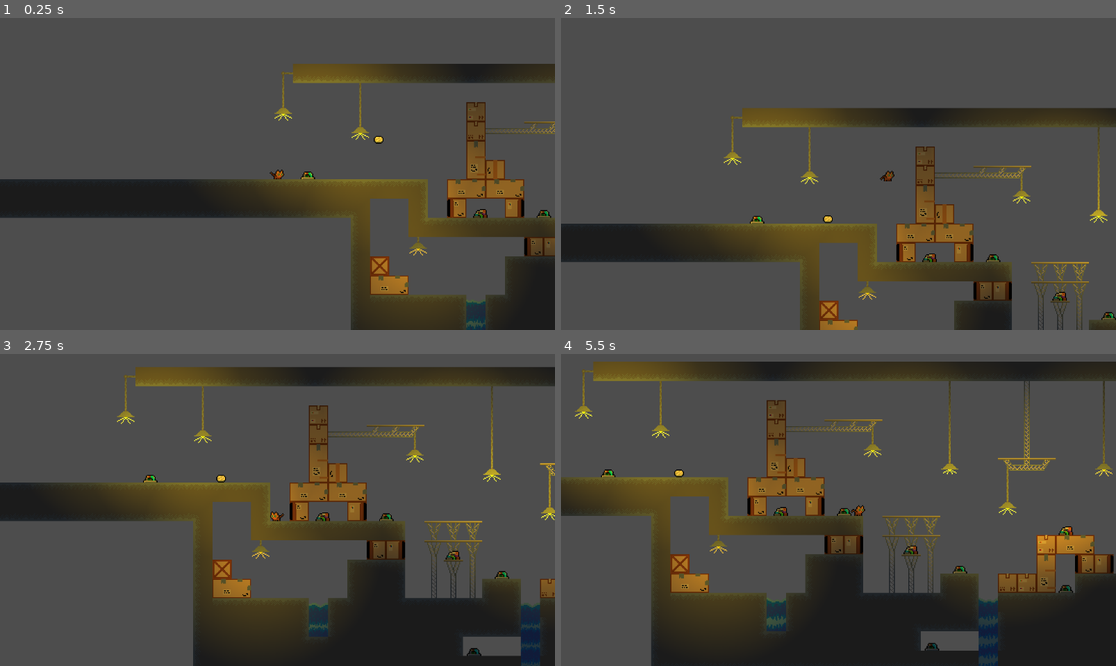
Above: before the commit, frames 1-4 (two rows, left to right).
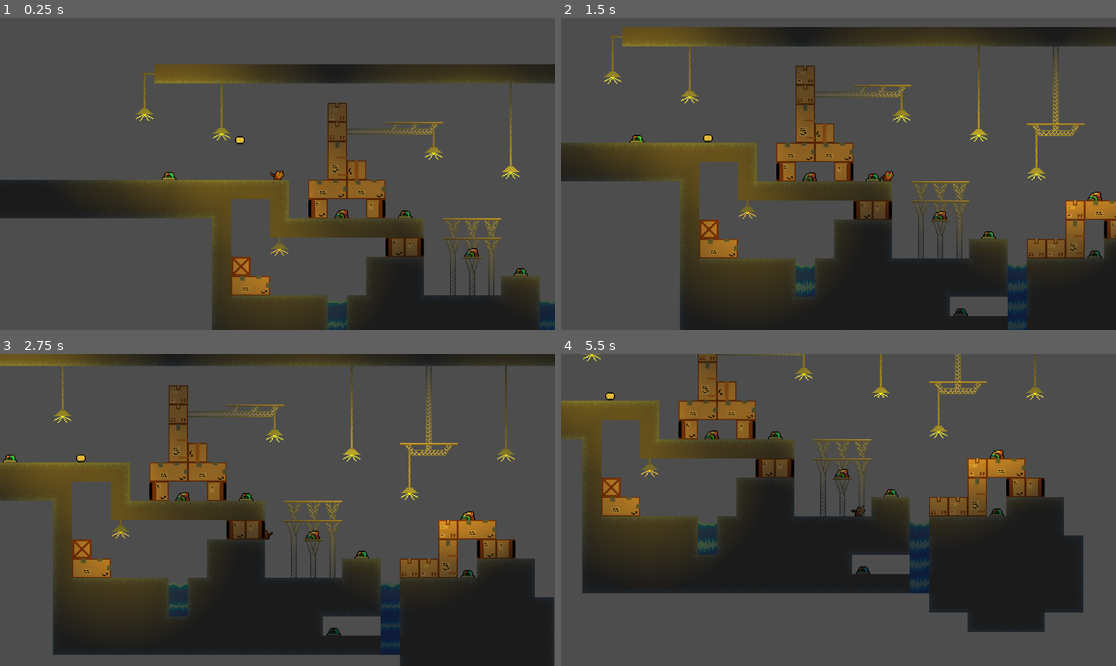
Above: after the commit, the same moments.

Repository: filipetressmann/Catopia
Game: Godot game, scene res://Scenes/Main/Main.tscn
Two runs of this game, one before a commit and one after it. Both use one fixed random seed, a clock stepped at 60 frames per second and the inputs below.
Inputs (mouse positions are in pixels of both pictures, inside the frame that each line leads up to):
- Up to frame 1 (0.25 s): no input
- Up to frame 2 (1.5 s): move the mouse to (960, 158) at 0.52 s; hold F (Collect) 0.53-1.28 s; hold D (Right) from 0.53 s (still down); tap W (Jump) at 0.77 s; move the mouse to (727, 189) at 1.27 s; tap Space (Dash) at 1.35 s
- Up to frame 3 (2.75 s): tap W (Jump) at 1.52 s; move the mouse to (333, 441) at 2.02 s; release D (Right) at 2.03 s; press the mouse at (333, 441) at 2.03 s; hold A (Left) from 2.03 s (still down)
- Up to frame 4 (5.5 s): move the mouse to (810, 572) at 2.77 s; release A (Left) at 2.78 s; release the mouse at (810, 572) at 2.78 s; hold D (Right) 2.78-4.28 s; tap Shift (climb) at 2.85 s; tap W (Jump) at 3.02, 3.77, 4.52 s; move the mouse to (1005, 556) at 3.52 s; hold F (Collect) 3.53-4.28 s; move the mouse to (672, 463) at 4.27 s; hold A (Left) 4.28-5.03 s; tap Space (Dash) at 4.35 s; move the mouse to (866, 510) at 5.02 s; press the mouse at (866, 510) at 5.03 s; hold D (Right) from 5.03 s (still down)

The runs differ from the first frame. In frame 1, 28% of the frame differs, in the area x 0-100%, y 14-100%; in frame 2, 48%; in frame 3, 46%; in frame 4, 60%, in the area x 0-100%, y 0-100%.

Commit message:
Added respawn in the main scene

Diff:
--- a/Scenes/Main/Main.tscn
+++ b/Scenes/Main/Main.tscn
@@ -218,9 +218,13 @@
 [node name="Sprite2D" type="Sprite2D" parent="ParallaxBackground/ParallaxLayer"]
 texture = ExtResource("1_w64hn")
 
-[node name="Player" parent="." groups=["player"] instance=ExtResource("2_0gcqk")]
-position = Vector2(-316, -105)
+[node name="PlayerRespawnPoint" type="Node2D" parent="."]
+position = Vector2(-172, -106)
+
+[node name="Player" parent="." node_paths=PackedStringArray("respawn_point") groups=["player"] instance=ExtResource("2_0gcqk")]
+position = Vector2(-172, -106)
 throw_force = 250.0
+respawn_point = NodePath("../PlayerRespawnPoint")
 speed = 140
 
 [node name="Collectables" type="Node" parent="."]
